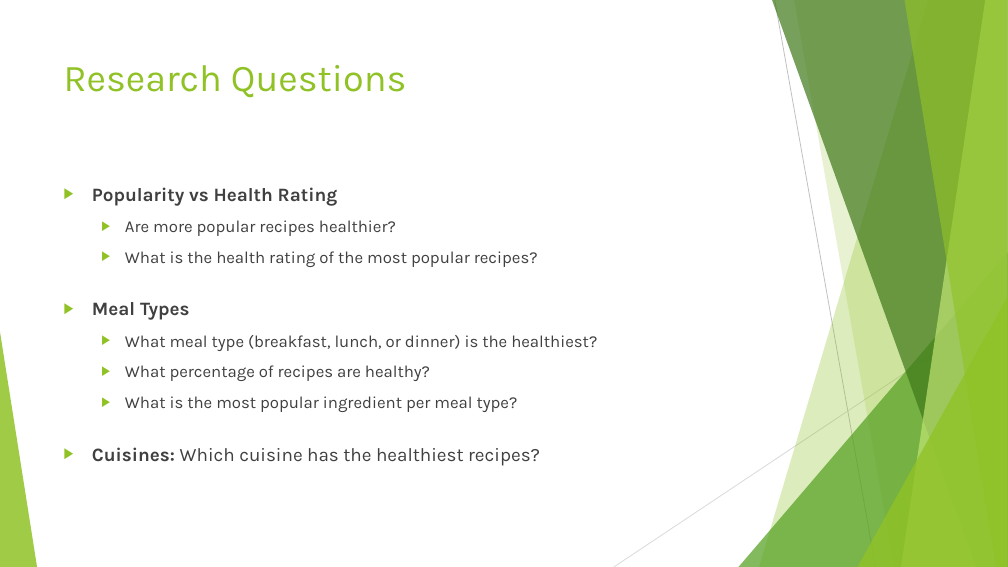
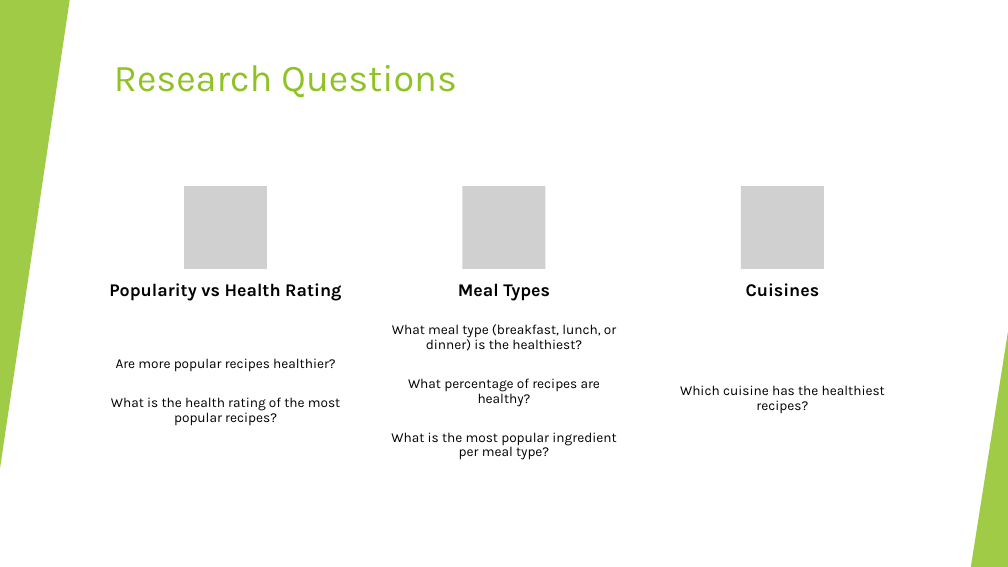
Before and after one commit to alyssahondrade/Project1, a slide deck: slide 4 of Slide Deck.pptx (slide 5 before the commit). Drawn at 1008x567 pixels with LibreOffice and Linux fonts; fonts in the diff are those of the drawing; grey boxes stand for pictures. Boxes give left, top, right and bottom in pixels: in the first picture for what was removed or moved away, otherwise in the second. Text is boxed around its words. In the diff, an @@ line names an element or a change of style, - is before the commit and + after.

```diff
--- a/Slide Deck.pptx
+++ b/Slide Deck.pptx
@@ rectangle added at bbox=[0, 0, 1008, 567], fill #FFFFFF @@
@@ triangle added at bbox=[0, 0, 70, 469], fill #90C226 at 85% opacity @@
@@ title "Research Questions": place and size @@
-title "Research Questions" at bbox=[64, 65, 406, 98]
+title "Research Questions" at bbox=[114, 65, 456, 98]
@@ text removed at bbox=[92, 187, 597, 466] @@
-▶ Popularity vs Health Rating
-  ▶ Are more popular recipes healthier?
-  ▶ What is the health rating of the most popular recipes?
-▶ Meal Types
-  ▶ What meal type (breakfast, lunch, or dinner) is the healthiest?
-  ▶ What percentage of recipes are healthy?
-  ▶ What is the most popular ingredient per meal type?
-▶ Cuisines: Which cuisine has the healthiest recipes?
@@ triangle added at bbox=[971, 332, 1008, 567], fill #90C226 at 85% opacity @@
@@ group added at bbox=[109, 186, 885, 460]: 6 texts, 3 pictures @@
+Popularity vs Health Rating
+Are more popular recipes healthier?
+What is the health rating of the most popular recipes?
+Meal Types
+What meal type (breakfast, lunch, or dinner) is the healthiest?
+What percentage of recipes are healthy?
+What is the most popular ingredient per meal type?
+Cuisines
+Which cuisine has the healthiest recipes?
```
Also in this commit, not shown: 5 other slides changed, 7 slides added, 1 slide removed, 5 other files.
